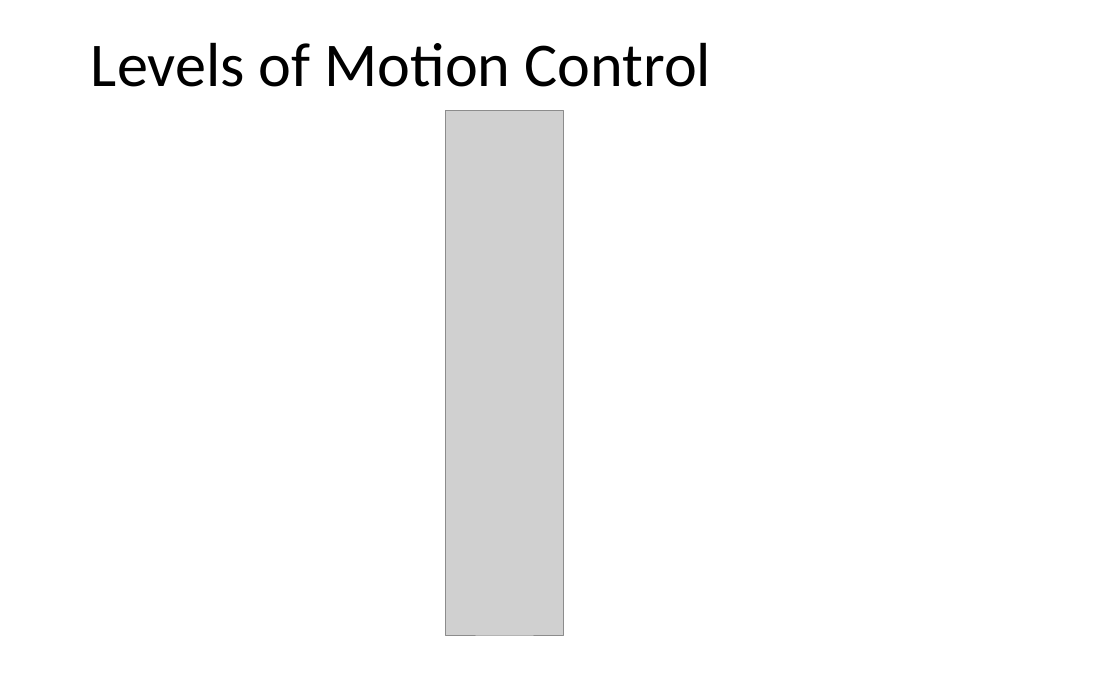
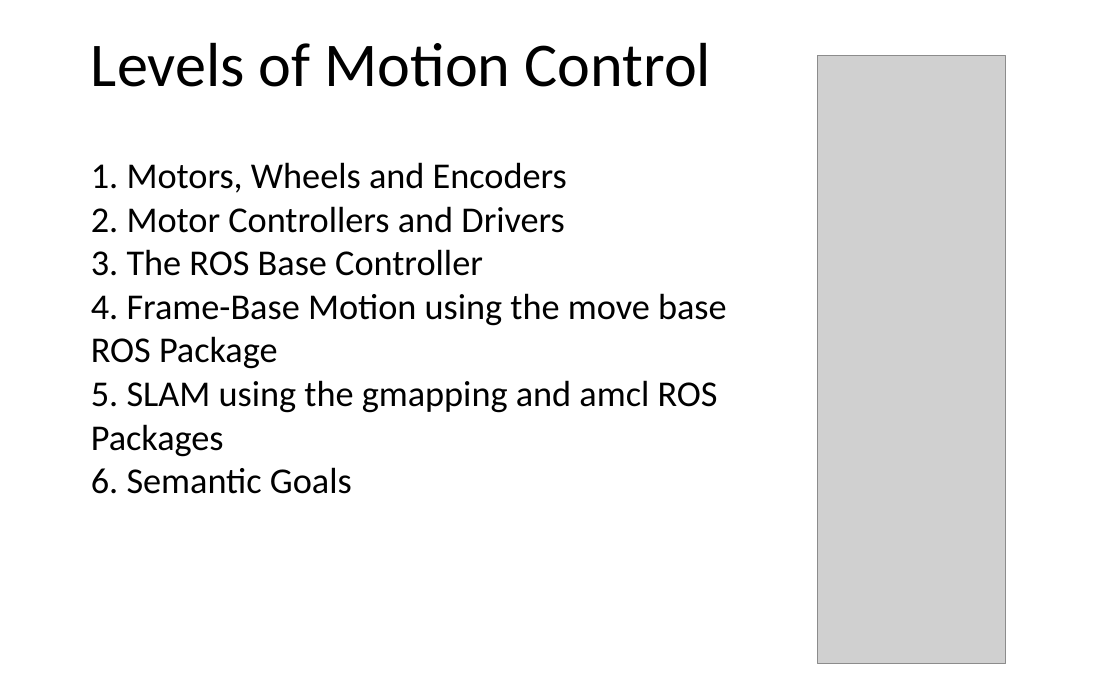
Before and after one commit to mzc1986/ros_report, a slide deck: slide 4 of Presentation/ROS-Turtlebot.pptx. Drawn at 1120x700 pixels with LibreOffice and Linux fonts; fonts in the diff are those of the drawing; grey boxes stand for pictures. Boxes give left, top, right and bottom in pixels: in the first picture for what was removed or moved away, otherwise in the second. Text is boxed around its words. In the diff, an @@ line names an element or a change of style, - is before the commit and + after.

```diff
--- a/Presentation/ROS-Turtlebot.pptx
+++ b/Presentation/ROS-Turtlebot.pptx
@@ picture: place and size @@
-picture at <box>445,110,564,635</box>
+picture at <box>818,56,1005,664</box>
@@ text added at <box>91,162,727,494</box>, 28 pt, text #000000 @@
+1. Motors, Wheels and Encoders
+2. Motor Controllers and Drivers
+3. The ROS Base Controller
+4. Frame-Base Motion using the move base ROS Package
+5. SLAM using the gmapping and amcl ROS Packages
+6. Semantic Goals
```
Also in this commit, not shown: 3 other slides changed, 2 slides removed.
